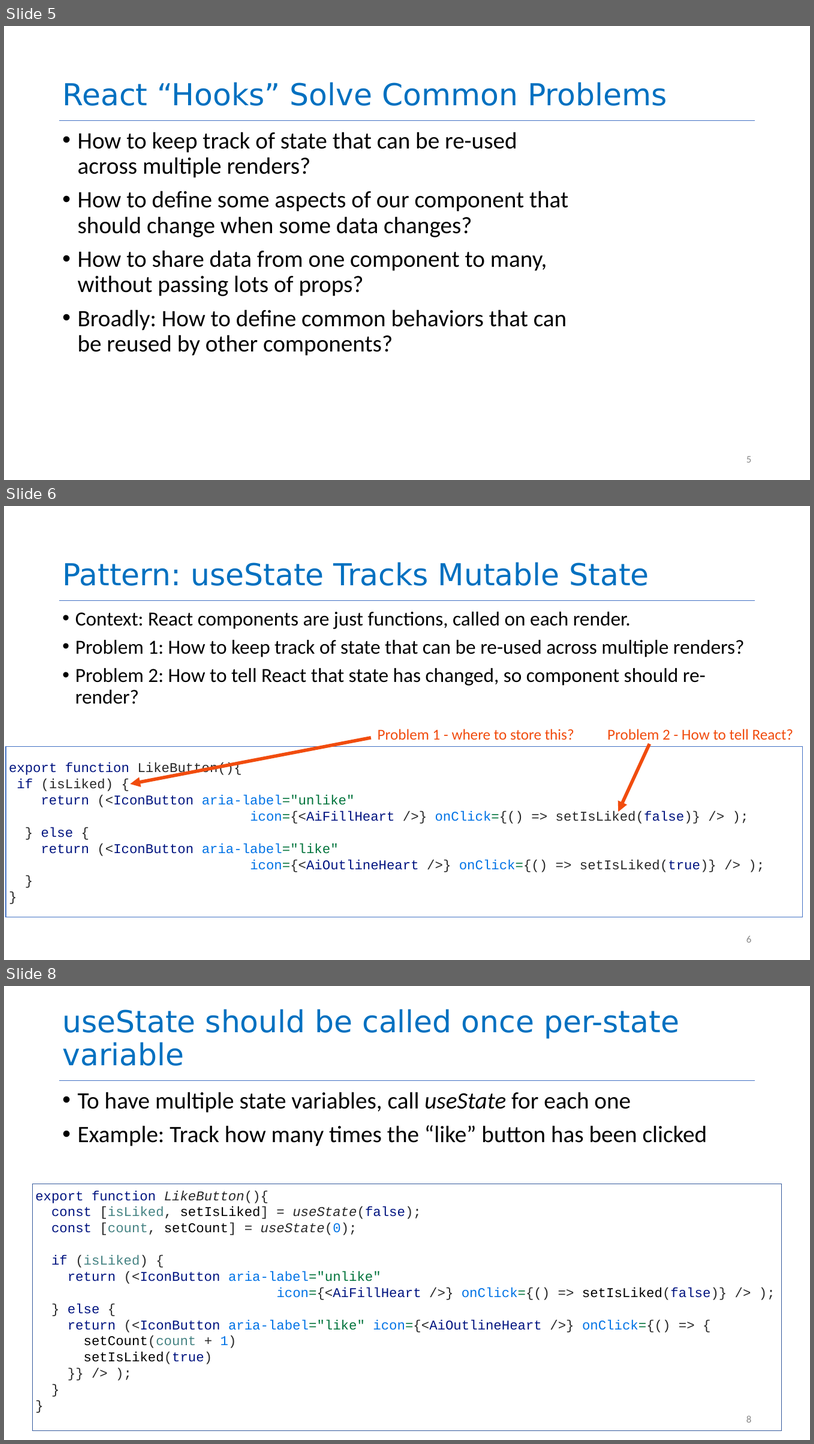
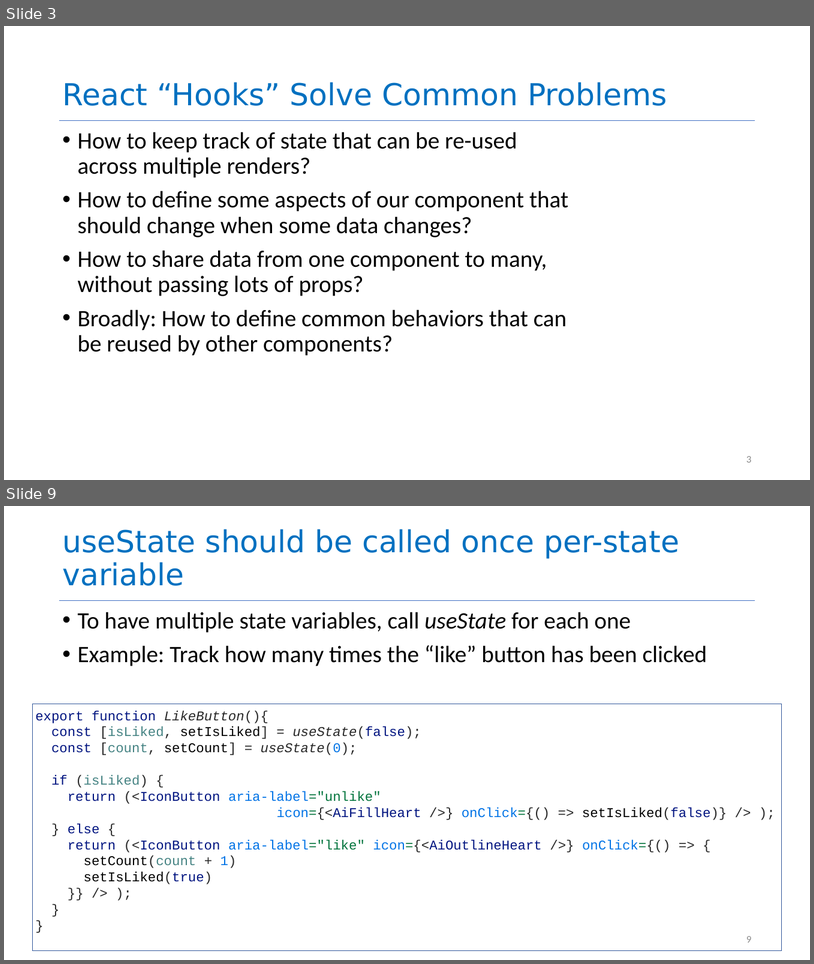
Before and after one commit to neu-se/CS4530-Spring-2023, a slide deck: Slides/Module 08 Patterns of React.pptx. Shown one above the other, each under a label of ours: slides 5, 6 and 8 before the commit, slides 3 and 9 after it; the slides between them are not shown. The pictures are 814x1444 and 814x964 pixels, drawn with LibreOffice and Linux fonts; fonts in the diff are those of the drawing. Boxes give left, top, right and bottom in pixels: in the first picture for what was removed or moved away, otherwise in the second. Text is boxed around its words. In the diff, an @@ line names an element or a change of style, - is before the commit and + after.

```diff
--- a/Slides/Module 08 Patterns of React.pptx
+++ b/Slides/Module 08 Patterns of React.pptx
@@ slide 6 removed at bbox=[4, 506, 810, 960], background #FFFFFF; not listed: 1 template element that a slide beside it also shows @@
@@ title removed at bbox=[62, 562, 650, 586] @@
-Pattern: useState Tracks Mutable State
@@ text removed at bbox=[75, 612, 745, 704] @@
-• Context: React components are just functions, called on each render.
-• Problem 1: How to keep track of state that can be re-used across multiple renders?
-• Problem 2: How to tell React that state has changed, so component should re-render?
@@ rectangle removed at bbox=[6, 746, 803, 917] @@
-export function LikeButton(){
-if (isLiked) {
-return (<IconButton aria-label="unlike"
-icon={<AiFillHeart />} onClick={() => setIsLiked(false)} /> );
-} else {
-return (<IconButton aria-label="like"
-icon={<AiOutlineHeart />} onClick={() => setIsLiked(true)} /> );
-}
-}
@@ group removed at bbox=[131, 729, 794, 811]: 2 texts, 2 arrows @@
-Problem 1 - where to store this?
-Problem 2 - How to tell React?
@@ page number removed at bbox=[747, 935, 752, 942] @@
-6
@@ what was slide 5 is now slide 3 @@
@@ page number at bbox=[747, 456, 752, 462]: text changed @@
-5
+3
@@ what was slide 8 is now slide 9 @@
@@ page number at bbox=[747, 936, 752, 942]: text changed @@
-8
+9
```
Also in this commit, not shown: 8 slides changed, 1 slide added, 1 other slide removed, 1 other file.
